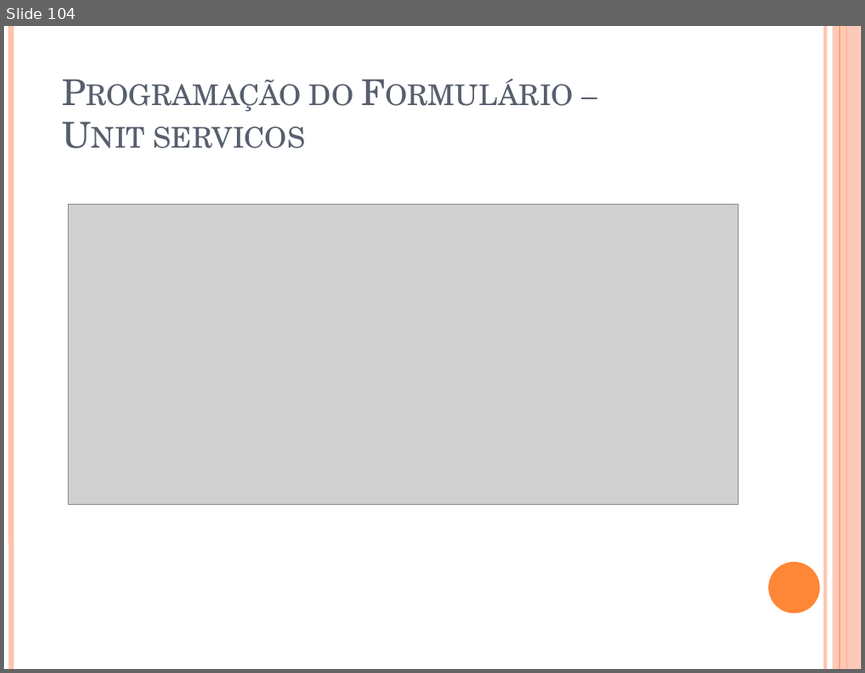
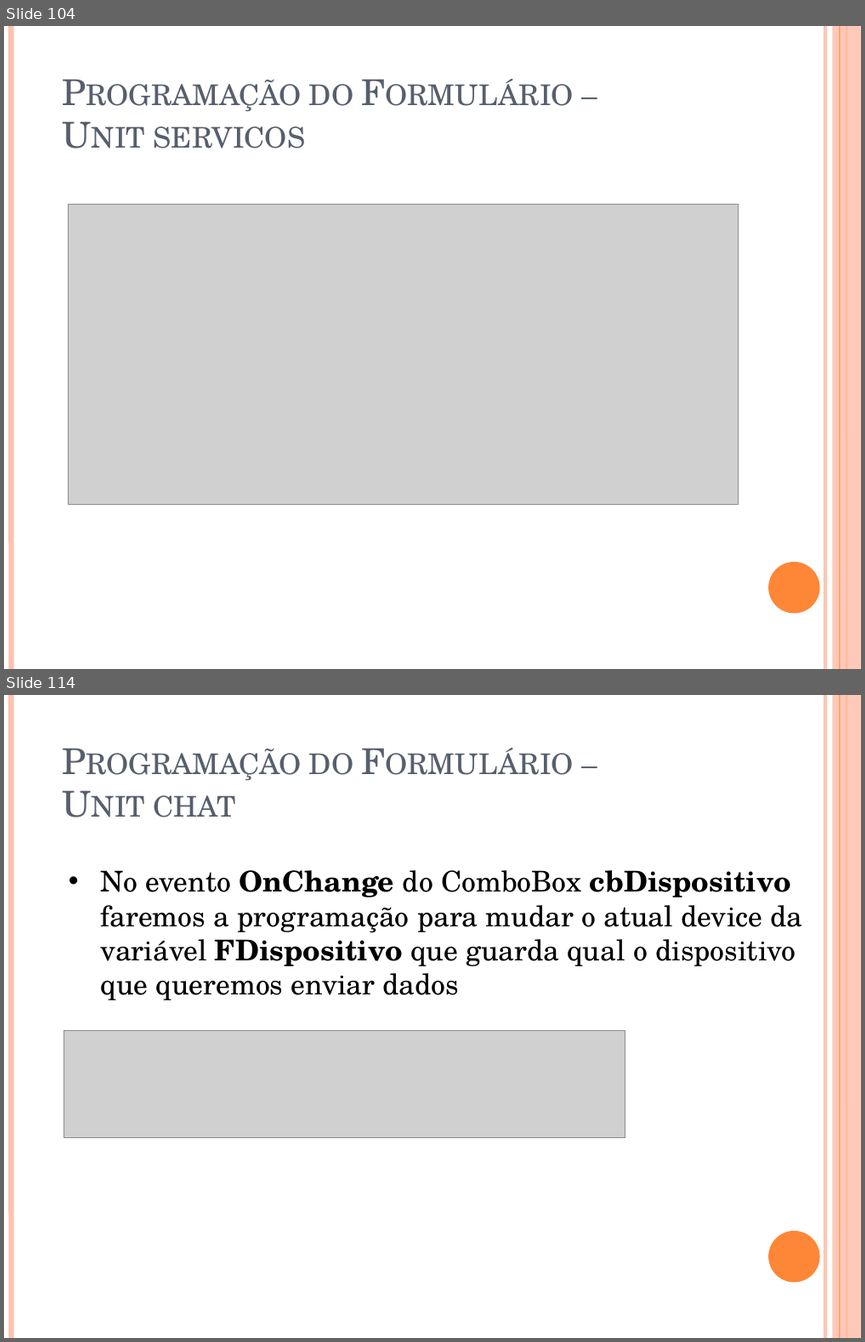
Before and after one commit to igorscandido/Conexao-Bluetooth-usando-Delphi, a slide deck: Stuff/Conexão Bluetooth usando Delphi.pptx. Shown one above the other, each under a label of ours: slide 104 before the commit, slides 104 and 114 after it; the slides between them are not shown. The pictures are 865x673 and 865x1342 pixels, drawn with LibreOffice and Linux fonts; fonts in the diff are those of the drawing; grey boxes stand for pictures. Boxes give left, top, right and bottom in pixels: in the first picture for what was removed or moved away, otherwise in the second. Text is boxed around its words. In the diff, an @@ line names an element or a change of style, - is before the commit and + after.

Commit message:
Started Chat Form Programming

```diff
--- a/Stuff/Conexão Bluetooth usando Delphi.pptx
+++ b/Stuff/Conexão Bluetooth usando Delphi.pptx
@@ slide 114 added at (4,695,861,1338), background #FFFFFF; not listed: 6 template elements that a slide beside it also shows @@
@@ title added at (154,753,353,817), 30 pt, text #575F6D, small capitals @@
+Programação do Formulário –
+Unit chat
@@ text added at (101,870,803,1000), 24 pt, text #000000 @@
+• No evento OnChange do ComboBox cbDispositivo faremos a programação para mudar o atual device da variável FDispositivo que guarda qual o dispositivo que queremos enviar dados
@@ picture added at (64,1031,625,1138) @@
```
Also in this commit, not shown: 1 slide changed, 9 other slides added, 28 other files.
